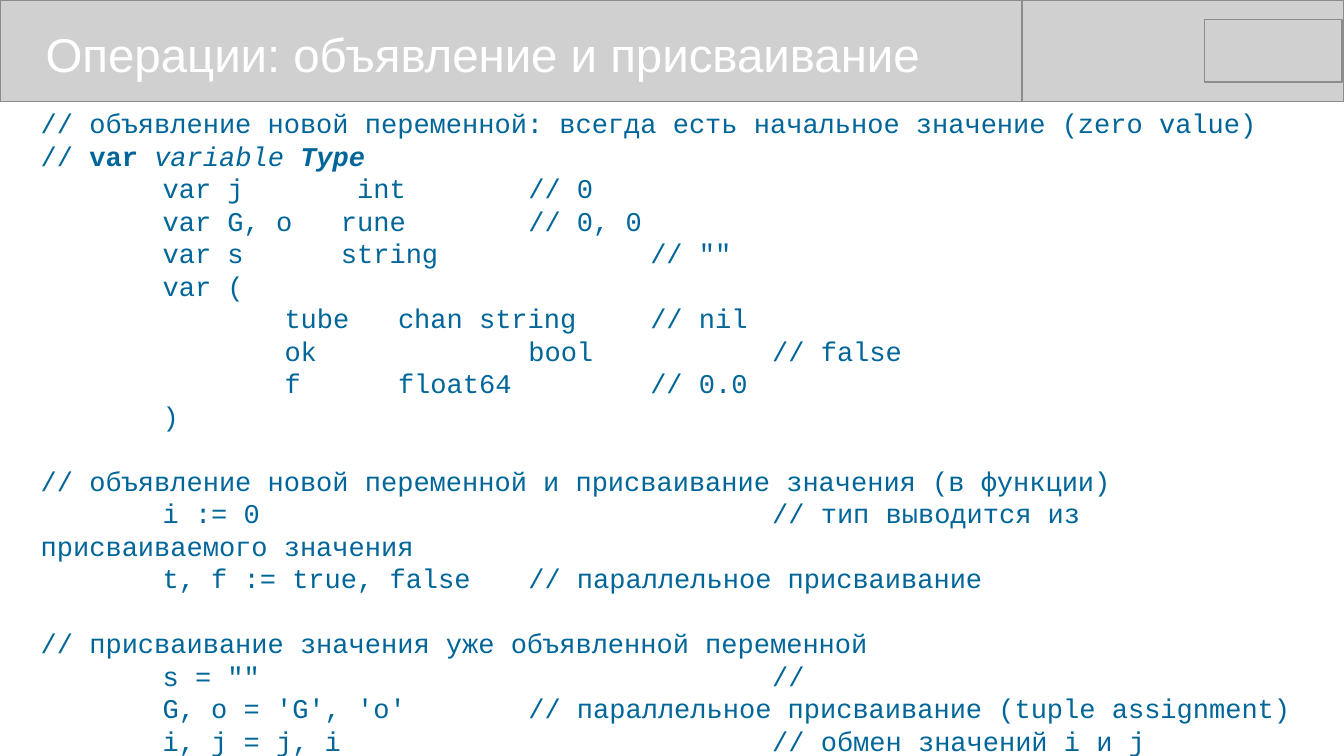
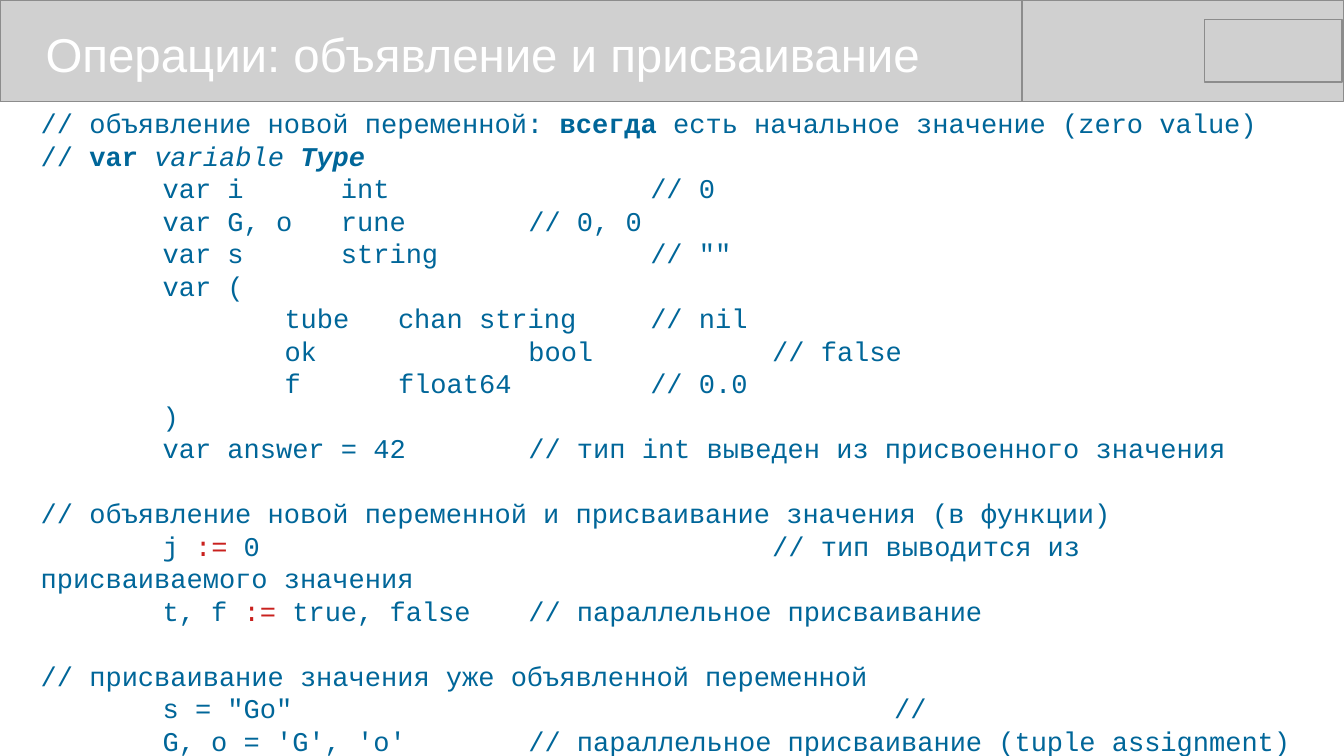
Before and after one commit to mike-shock/Go_language, a slide deck: slide 20 of Go_Review.odp. Drawn at 1344x756 pixels with LibreOffice and Linux fonts; fonts in the diff are those of the drawing; grey boxes stand for pictures. Boxes give left, top, right and bottom in pixels: in the first picture for what was removed or moved away, otherwise in the second. Text is boxed around its words. In the diff, an @@ line names an element or a change of style, - is before the commit and + after.

```diff
--- a/Go_Review.odp
+++ b/Go_Review.odp
@@ text at [89, 114, 1256, 627]: bold on in "всегда"; text colour #006699 to #C9211E in ":=" @@
@@ text at [163, 179, 715, 199]: text changed @@
-var j int // 0
+var i int // 0
@@ text at [163, 439, 1226, 464]: paragraph added @@
+var answer = 42 // тип int выведен из присвоенного значения
@@ text at [41, 537, 1080, 594]: text changed @@
-i := 0 // тип выводится из присваиваемого значения
+j := 0 // тип выводится из присваиваемого значения
@@ text at [163, 699, 292, 719]: text changed @@
-s = "" //
+s = "Go" //
```
Also in this commit, not shown: 7 other slides changed, 1 slide added, 2 other files.
